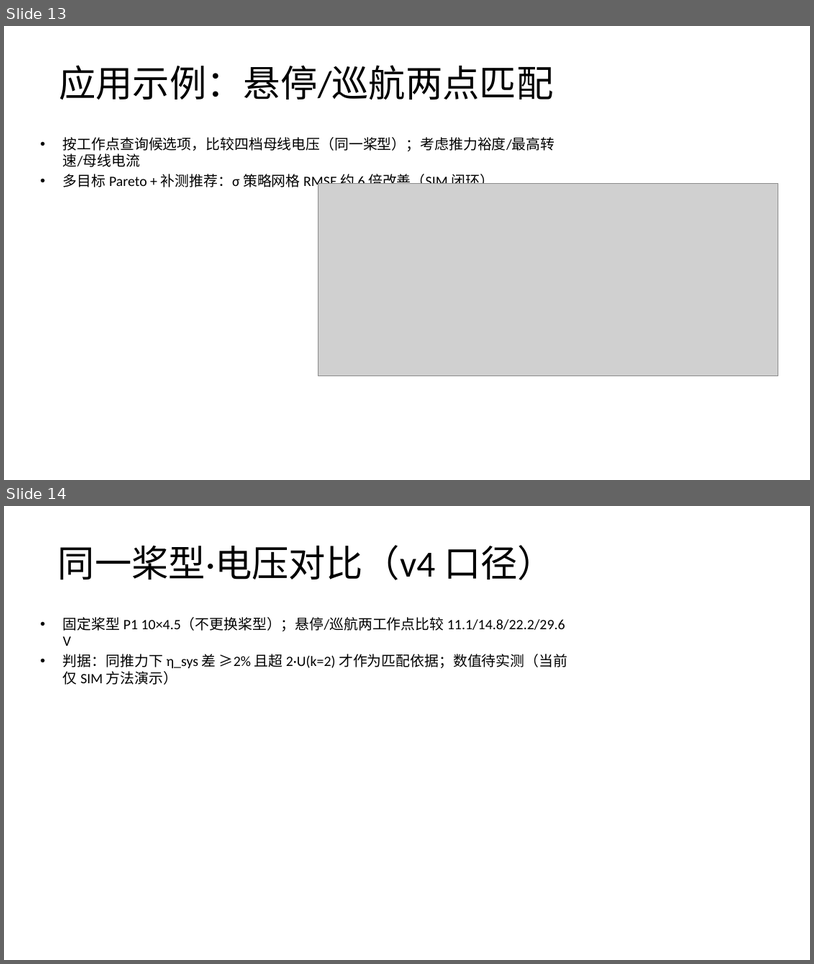
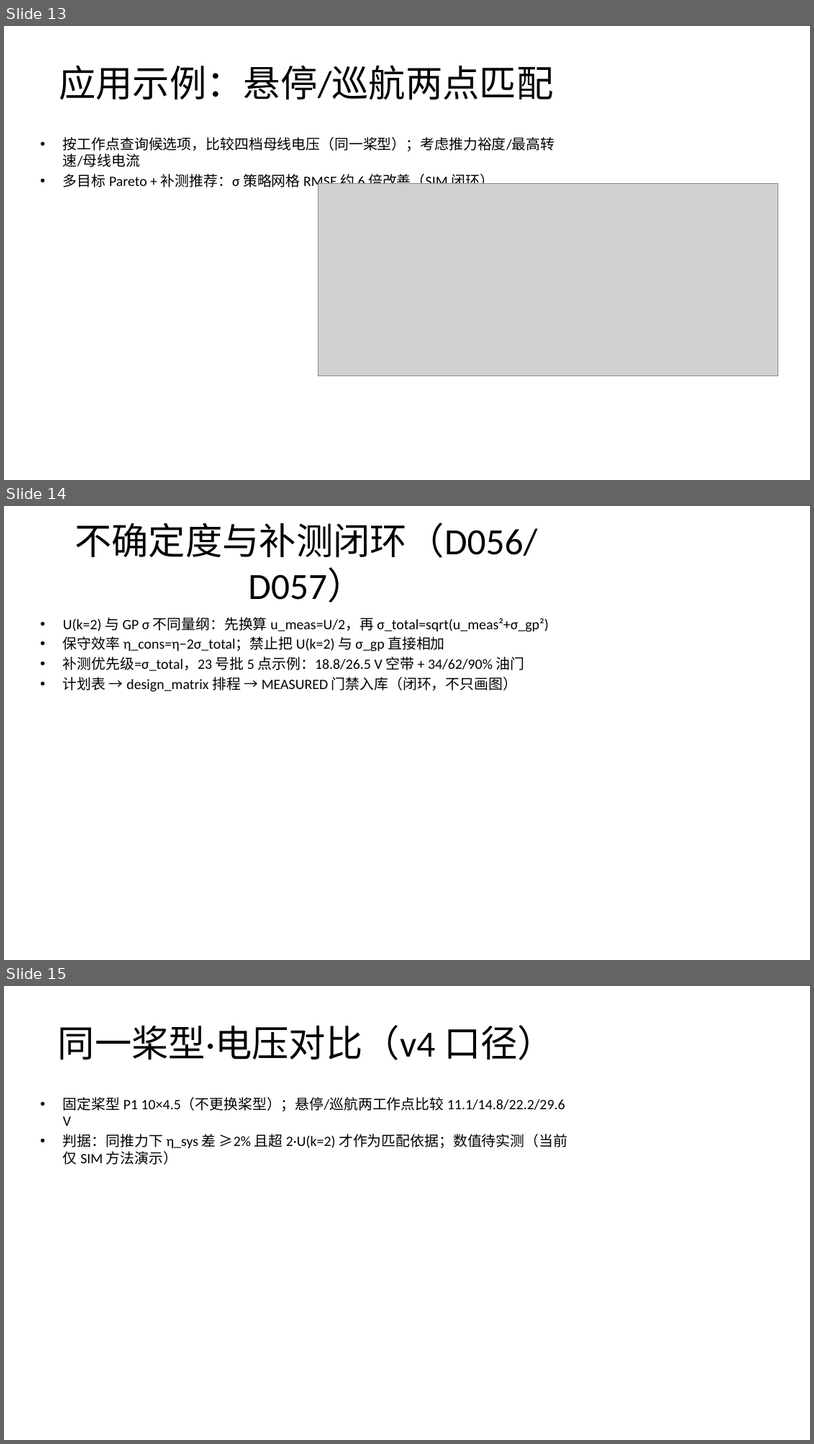
Before and after one commit to YWC886/new-folder, a slide deck: docs/规划/开题答辩PPT_v0.2.pptx. Shown one above the other, each under a label of ours: slides 13 and 14 before the commit, slides 13, 14 and 15 after it. The pictures are 814x964 and 814x1444 pixels, drawn with LibreOffice and Linux fonts; fonts in the diff are those of the drawing; grey boxes stand for pictures. Boxes give left, top, right and bottom in pixels: in the first picture for what was removed or moved away, otherwise in the second. Text is boxed around its words. In the diff, an @@ line names an element or a change of style, - is before the commit and + after.

Commit message:
R38: defense PPT adds UQ and next-batch loop slide

```diff
--- a/docs/规划/开题答辩PPT_v0.2.pptx
+++ b/docs/规划/开题答辩PPT_v0.2.pptx
@@ slide 14 added at (4,506,810,960), background #FFFFFF @@
@@ title added at (75,523,538,602), 44 pt, text #000000 @@
+不确定度与补测闭环（D056/D057）
@@ text added at (63,617,548,692), 17 pt, text #000000 @@
+• U(k=2) 与 GP σ 不同量纲：先换算 u_meas=U/2，再 σ_total=sqrt(u_meas²+σ_gp²)
+• 保守效率 η_cons=η−2σ_total；禁止把 U(k=2) 与 σ_gp 直接相加
+• 补测优先级=σ_total，23 号批 5 点示例：18.8/26.5 V 空带 + 34/62/90% 油门
+• 计划表 → design_matrix 排程 → MEASURED 门禁入库（闭环，不只画图）
@@ what was slide 14 is now slide 15 @@
```
Also in this commit, not shown: 2 other files.
